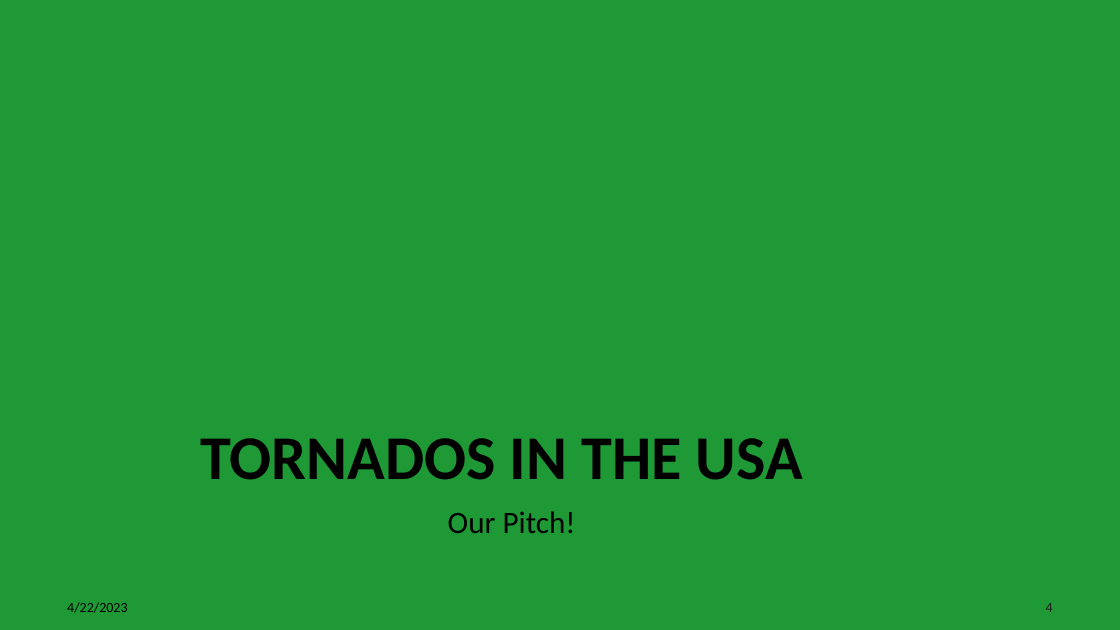
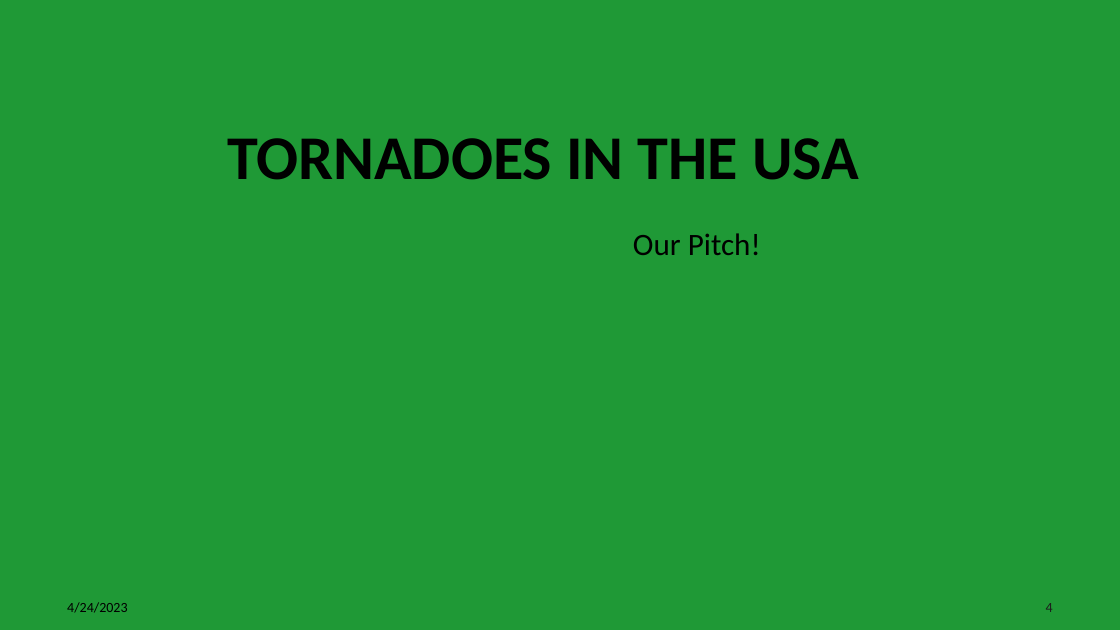
Before and after one commit to RichardMalo/Tornadoes, a slide deck: slide 4 of Tornados PPT.pptx. Drawn at 1120x630 pixels with LibreOffice and Linux fonts; fonts in the diff are those of the drawing; background and template pictures are left out. Boxes give left, top, right and bottom in pixels: in the first picture for what was removed or moved away, otherwise in the second. Text is boxed around its words. In the diff, an @@ line names an element or a change of style, - is before the commit and + after.

Commit message:
changes to PPT and Doc and code

```diff
--- a/Tornados PPT.pptx
+++ b/Tornados PPT.pptx
@@ title at (x1=227, y1=138, x2=859, y2=180): text changed @@
-TORNADOS IN THE USA
+TORNADOES IN THE USA
@@ text "Our Pitch!" moved from (x1=448, y1=511, x2=576, y2=533) to (x1=633, y1=233, x2=761, y2=255) @@
@@ text at (x1=67, y1=602, x2=127, y2=613): text changed @@
-4/22/2023
+4/24/2023
```
Also in this commit, not shown: 5 other slides changed, 2 slides added, 2 slides removed, 10 other files.
